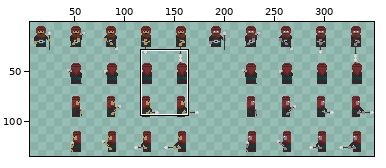
Two versions of one sprite sheet, Assets/shit for audiovisual/enemy sprite sheet.png. Above: a wide view before the commit, with the close-up outlined.
Close-up. Old version:
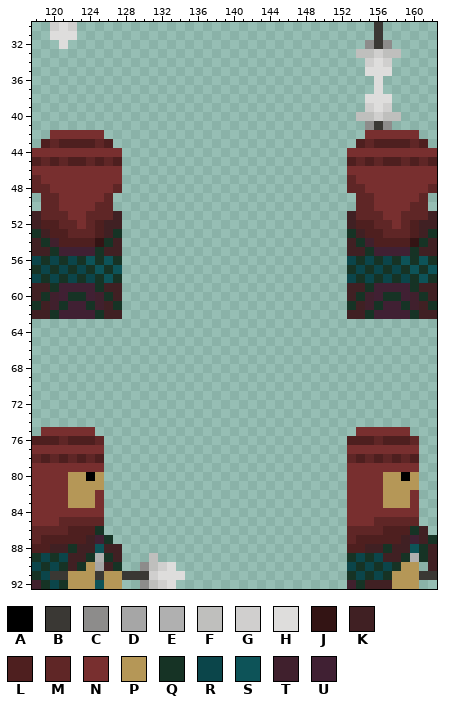
The file is 350x140 pixels. Pixels under 10% opacity are left out. Colours within 5 levels of each other are drawn and written as one. Shown: x 118..162, y 30..92. The old version is drawn lined up with the new one. The wide view leaves out empty margins. The commit also changed other parts of the picture, which this record leaves out.
Palette (. is transparent): A #000000  B #3a3834  C #8d8c8b  D #a6a6a6  E #b0b0b0  F #bfbfbd  G #d0cfce  H #dedddc  J #331414  K #402023  L #4e1f1f  M #5f2626  N #782f2f  P #b59757  Q #163325  R #0b454a  S #0d5358  T #40202d  U #402033
Pixels before (only the part around the change), first column x 118:
30 ..GHG.................................B......
31 ..HHH.................................B......
32 ...H.................................CBC.....
33 ....................................FFGFF....
34 .....................................GHG.....
35 .....................................HHH.....
36 ......................................H......
37 ......................................H......
38 .....................................HHH.....
39 .....................................GHG.....
40 ....................................FFGFF....
41 .....................................CBC.....
42 ..NNNNNN.............................NNNNNN..
43 .LMLLLLML...........................LMLLLLML.
44 NNNNNNNNNN.........................NNNNNNNNNN
45 LMLMLLMLML.........................LMLMLLMLML
46 NNNNNNNNNN.........................NNNNNNNNNN
47 MNNNNNNNNN.........................MNNNNNNNNN
48 MMNNNNNNNM.........................MMNNNNNNNM
49 .MMNNNNNM...........................MMNNNNNM.
50 .MMNNNNMM...........................MMNNNNMM.
51 KMMMNNMMMK.........................KMMMNNMMMK
52 KLLMMNMLKK.........................KLLMMNMLKK
53 QKLLMMMLKQ.........................QKLLMMMLKQ
54 KQTLLLLJQK.........................KQTLLLLJQK
55 KKQUUUUQKK.........................KKQUUUUQKK
56 RQRQRQSQSQ.........................RQRQRQSQSQ
57 QRQRQRQSQS.........................QRQRQRQSQS
58 RQRQRQRQSQ.........................RQRQRQRQSQ
59 KKQUUUUQKK.........................KKQUUUUQKK
60 KQTUQQUTQK.........................KQTUQQUTQK
61 QKTQUUQTKQ.........................QKTQUUQTKQ
62 KKQUUUUQKK.........................KKQUUUUQKK
63 .............................................
64 .............................................
65 .............................................
66 .............................................
67 .............................................
68 .............................................
69 .............................................
70 .............................................
71 .............................................
72 .............................................
73 .............................................
74 .............................................
75 .NNNNNN.............................NNNNNN...
76 LLLMLLLM...........................LLLMLLLM..
77 NNNNNNNN...........................NNNNNNNN..
78 MLMLMLML...........................MLMLMLML..
79 NNNNNNNN...........................NNNNNNNN..
80 NNNNPPAP...........................NNNNPPAP..
81 NNNNPPPP...........................NNNNPPPP..
82 NNNNPPPN...........................NNNNPPPN..
83 NNNNPPPN...........................NNNNPPPN..
84 NNNNNNNN...........................NNNNNNNN..
85 NNNMMMMM...........................NNNMMMMM..
86 MMMMLLLQ...........................MMMMLLLQK.
87 MLLLLLKUQ..........................MLLLLLKUKQ
88 LLKKQKKSKK.........................LLKKQKKSQK
89 QRQRKKQEQK...F.....................QRQRKKQEQK
90 RQRQKQPDKQ..CFGH...................RQRQRQPP.K
91 QRBBPPPBPPBBBGHHH..................QRQRQPPPBB
92 TQRQPPPSPP..CFGH...................TQKKKPPP..
And afterwards:
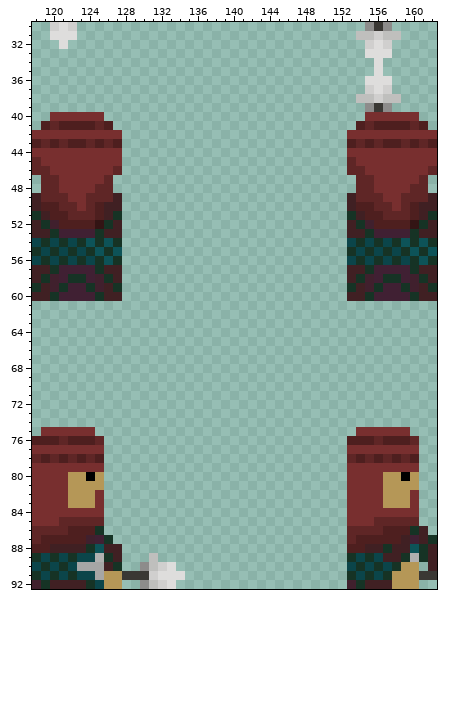
Change:
whole drawing moved by +0,+2 (the old picture is shown already moved)
Changed rows in their new state; - is an unchanged pixel.
first column x 118:
30 -------------------------------------C-C-----
31 ------------------------------------FFGFF----
32 -------------------------------------GHG-----
33 ------------------------------------.HHH.----
34 -------------------------------------.-.-----
35 -------------------------------------.-.-----
36 -------------------------------------H-H-----
37 -------------------------------------G-G-----
38 ------------------------------------FFGFF----
39 -------------------------------------CBC-----
40 --NNNNNN----------------------------.NNNNNN--
41 -LMLLLLML---------------------------LMLLLLML-
42 NN------NN-------------------------NN------NN
43 LMLM--MLML-------------------------LMLM--MLML
45 MNNNNNNNNN-------------------------MNNNNNNNNN
46 MM-------M-------------------------MM-------M
47 .MM-----M.-------------------------.MM-----M.
48 .-M----MM.-------------------------.-M----MM.
49 K--M--MM-K-------------------------K--M--MM-K
50 KLLMM-MLKK-------------------------KLLMM-MLKK
51 QKLLMM-LKQ-------------------------QKLLMM-LKQ
52 -QTLLLLJQ---------------------------QTLLLLJQ-
53 K-QUUUUQ-K-------------------------K-QUUUUQ-K
54 R-RQRQSQSQ-------------------------R-RQRQSQSQ
55 QR-RQRQSQS-------------------------QR-RQRQSQS
56 ------R----------------------------------R---
57 KK-UUUUQKK-------------------------KK-UUUUQKK
58 K-TUQ-UTQK-------------------------K-TUQ-UTQK
59 Q-TQ--QT-Q-------------------------Q-TQ--QT-Q
60 -KQ-UU-QK---------------------------KQ-UU-QK-
61 ..........-------------------------..........
62 ..........-------------------------..........
first column x 120:
87 ----T-
88 --K-Q-
89 --QRR-
90 --RDD-
91 QRQRRD
92 KKKKQR
Changed places in both close-ups, as pixel boxes (x1, y1, x2, y2):
changed: (347, 22, 437, 319)
changed: (32, 112, 122, 319)
changed: (50, 535, 104, 589)
